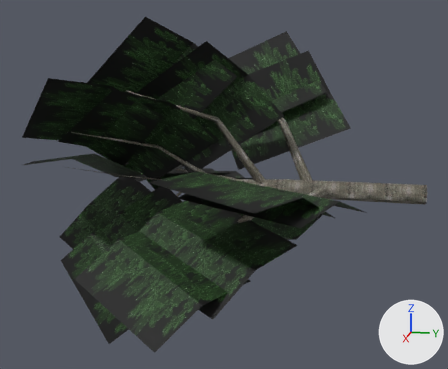
Renders of the OBJ model jcrpg/data/models/tree/cherry_bb1.obj from each side of a commit.
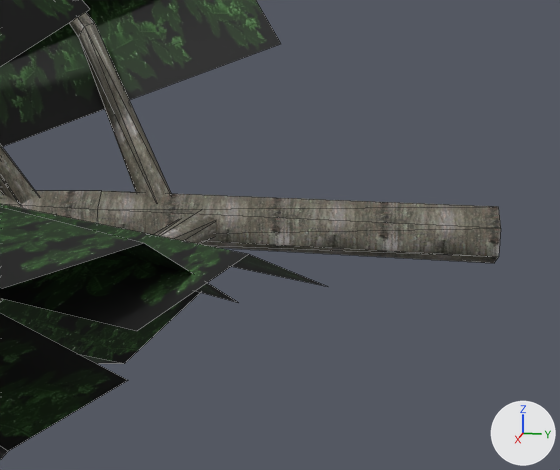
Old and new are each drawn whole from a 50 mm lens placed at (7.67, -0.97, 1.93), pointed at (-0.04, -2.51, 0.0) and again close up on the part from 56% to 100% of the width and 31% to 75% of the height. The lights are fixed; the arrows at lower right show +X, +Y and +Z. The close-ups show mesh edges as thin lines. Where no turn or scale is listed for an object, it has been applied to the vertices. Vertices at the same position are counted once.

Script lines for the objects in view, before the commit:
```python
me_plant_pmat1 = bpy.data.meshes.new('plant_pmat1')
me_plant_pmat1.from_pydata(...)  # 13 vertices, 18 faces; spans x -0.13..0.13, y -3.35..0.0, z -0.12..0.12
me_plant_pmat1.materials.append(mat_pmat1_barkch_jpg)  # picture img_barkch_jpg
me_plant_pmat2 = bpy.data.meshes.new('plant_pmat2')
me_plant_pmat2.from_pydata(...)  # 118 vertices, 158 faces; spans x -1.44..1.65, y -4.42..-1.13, z -1.19..1.26
me_plant_pmat2.materials.append(mat_pmat2_barkch_jpg)  # picture img_barkch_jpg
me_plant_pmat3 = bpy.data.meshes.new('plant_pmat3')
me_plant_pmat3.from_pydata(...)  # 132 vertices, 44 faces; spans x -2.61..2.5, y -5.1..-0.71, z -1.9..2.1
me_plant_pmat3.materials.append(mat_pmat3_cher_1_png)  # picture img_cher_1_png
ob_plant_pmat1 = bpy.data.objects.new('plant_pmat1', me_plant_pmat1)
ob_plant_pmat1.location = (0.0, 0.0, 0.0)
ob_plant_pmat2 = bpy.data.objects.new('plant_pmat2', me_plant_pmat2)
ob_plant_pmat2.location = (0.0, 0.0, 0.0)
ob_plant_pmat3 = bpy.data.objects.new('plant_pmat3', me_plant_pmat3)
ob_plant_pmat3.location = (0.0, 0.0, 0.0)
```
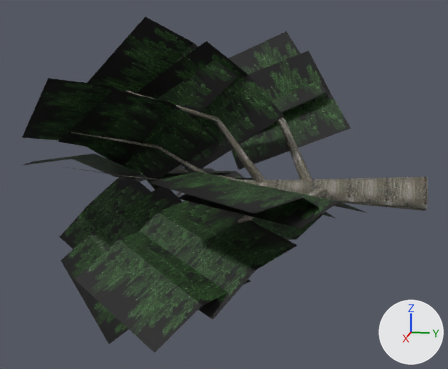
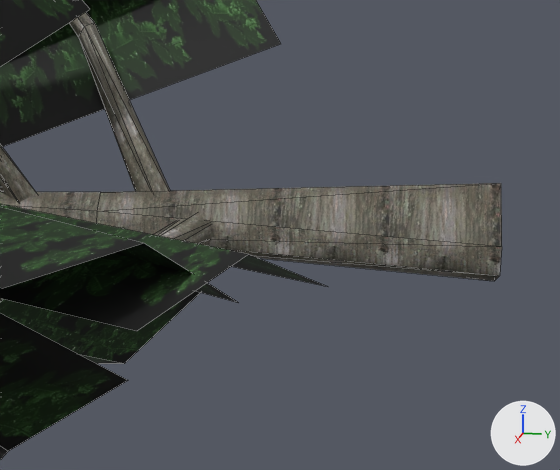
Diff of the bpy script that builds the scene:
```diff
--- a/jcrpg/data/models/tree/cherry_bb1.obj.py
+++ b/jcrpg/data/models/tree/cherry_bb1.obj.py
@@ me_plant_pmat1 @@
 me_plant_pmat1.from_pydata(...)  # 13 vertices, 18 faces; spans x -0.13..0.13, y -3.35..0.0, z -0.12..0.12
 # used by ob_plant_pmat1; location = (0.0, 0.0, 0.0)
+# me_plant_pmat1 part 1: the 1 vertex in x 0.0, y 0.0, z 0.12 is moved by (0.03, 0.0, 0.11)
+# me_plant_pmat1 part 2: the 1 vertex in x 0.0, y 0.0, z -0.12 is moved by (0.05, 0.0, -0.06)
+# me_plant_pmat1 part 3: all 2 vertices in x 0.13, y 0.0, z -0.06..0.06 are moved by (0.08, 0.0, -0.06)
 me_plant_pmat1.materials.append(mat_pmat1_barkch_jpg)
```

Boxes (x1, y1, x2, y2) around the edits, measured in the close-ups (560 x 470 px; the box of a moved part takes in the faces that stretch with it):
'plant_pmat1', reshaped
    before: (0, 191, 501, 263)
    after: (0, 183, 502, 281)
part 1 of me_plant_pmat1, moved or reshaped
    before: (98, 191, 501, 228)
    after: (97, 183, 502, 247)
part 2 of me_plant_pmat1, moved or reshaped
    before: (206, 245, 498, 263)
    after: (252, 255, 499, 281)
part 3 of me_plant_pmat1, moved or reshaped
    before: (97, 210, 501, 257)
    after: (97, 211, 502, 276)
